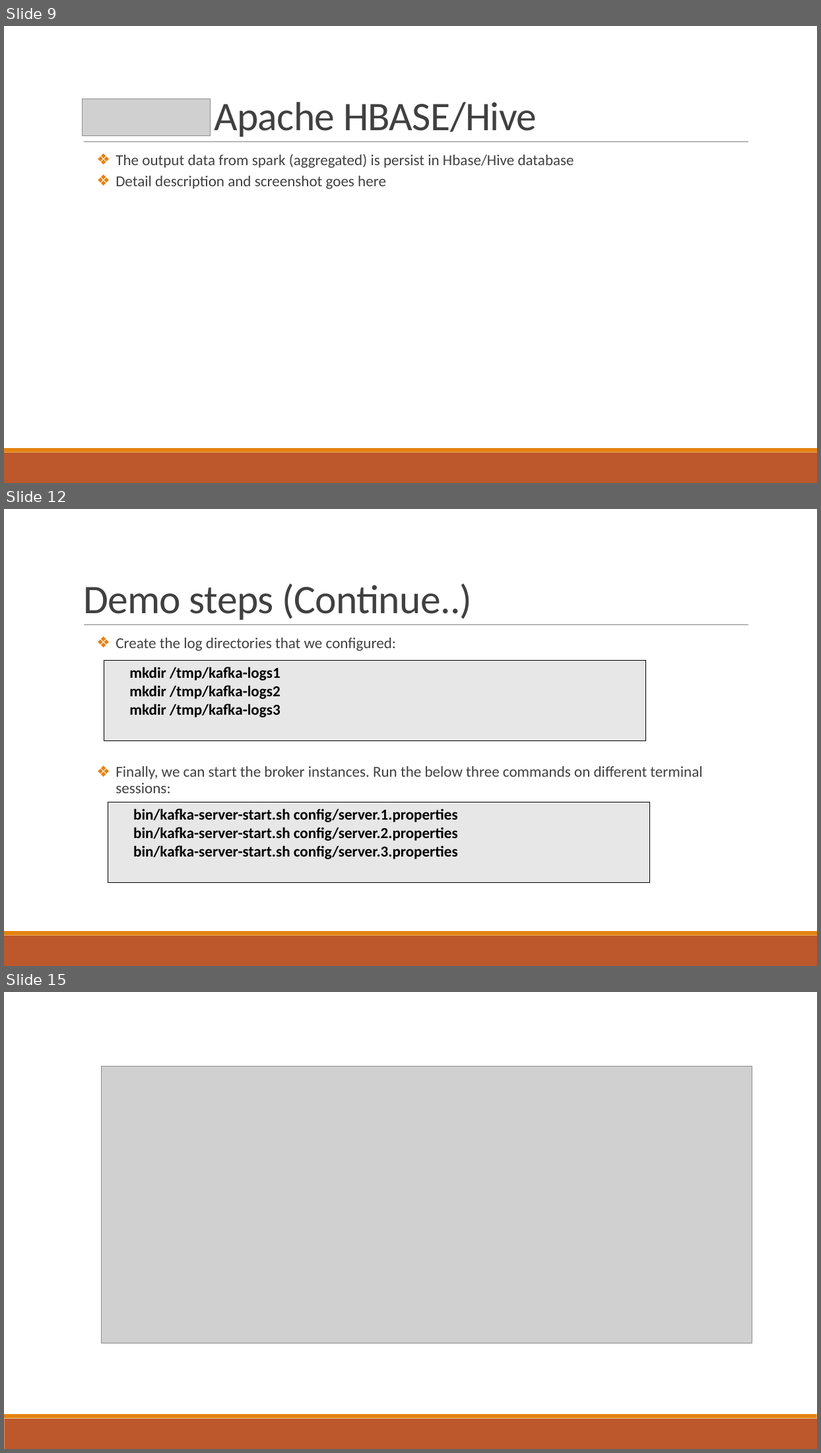
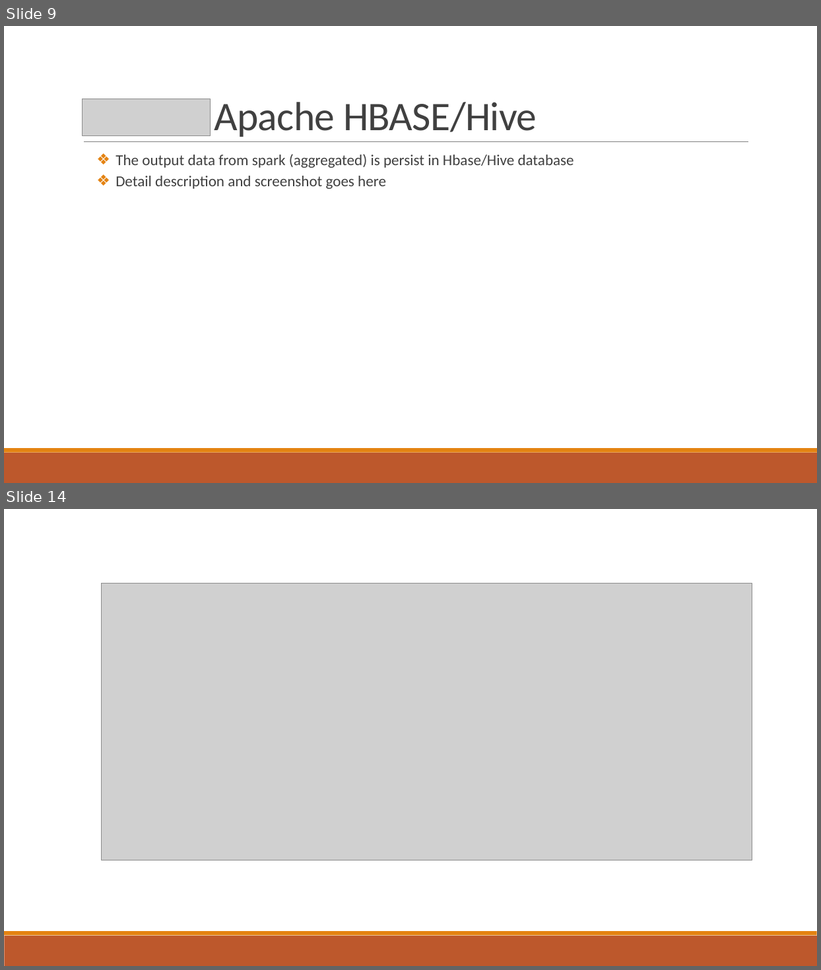
Before and after one commit to pbudhathoki/CS523-BDT-SoccorAnalyser, a slide deck: Final Project-SoccorAnalyser-Group4.pptx. Shown one above the other, each under a label of ours: slides 9, 12 and 15 before the commit, slides 9 and 14 after it; the slides between them are not shown. The pictures are 821x1453 and 821x970 pixels, drawn with LibreOffice and Linux fonts; fonts in the diff are those of the drawing; grey boxes stand for pictures. Boxes give left, top, right and bottom in pixels: in the first picture for what was removed or moved away, otherwise in the second. Text is boxed around its words. In the diff, an @@ line names an element or a change of style, - is before the commit and + after.

```diff
--- a/Final Project-SoccorAnalyser-Group4.pptx
+++ b/Final Project-SoccorAnalyser-Group4.pptx
@@ slide 12 removed at (x1=4, y1=509, x2=817, y2=966), background #FFFFFF; not listed: 3 template elements that a slide beside it also shows @@
@@ title removed at (x1=83, y1=584, x2=472, y2=620) @@
-Demo steps (Continue..)
@@ text removed at (x1=116, y1=638, x2=702, y2=793) @@
-  ❖ Create the log directories that we configured:
-  ❖ Finally, we can start the broker instances. Run the below three commands on different terminal sessions:
@@ table removed at (x1=104, y1=660, x2=646, y2=739), 1 rows, 1 columns @@
-mkdir /tmp/kafka-logs1 / mkdir /tmp/kafka-logs2 / mkdir /tmp/kafka-logs3
@@ table removed at (x1=108, y1=803, x2=650, y2=882), 1 rows, 1 columns @@
-bin/kafka-server-start.sh config/server.1.properties / bin/kafka-server-start.sh config/server.2.properties / bin/kafka-server-start.sh config/server.3.properties
@@ what was slide 15 is now slide 14 @@
```
Also in this commit, not shown: 4 slides changed, 2 slides added, 2 other slides removed.
